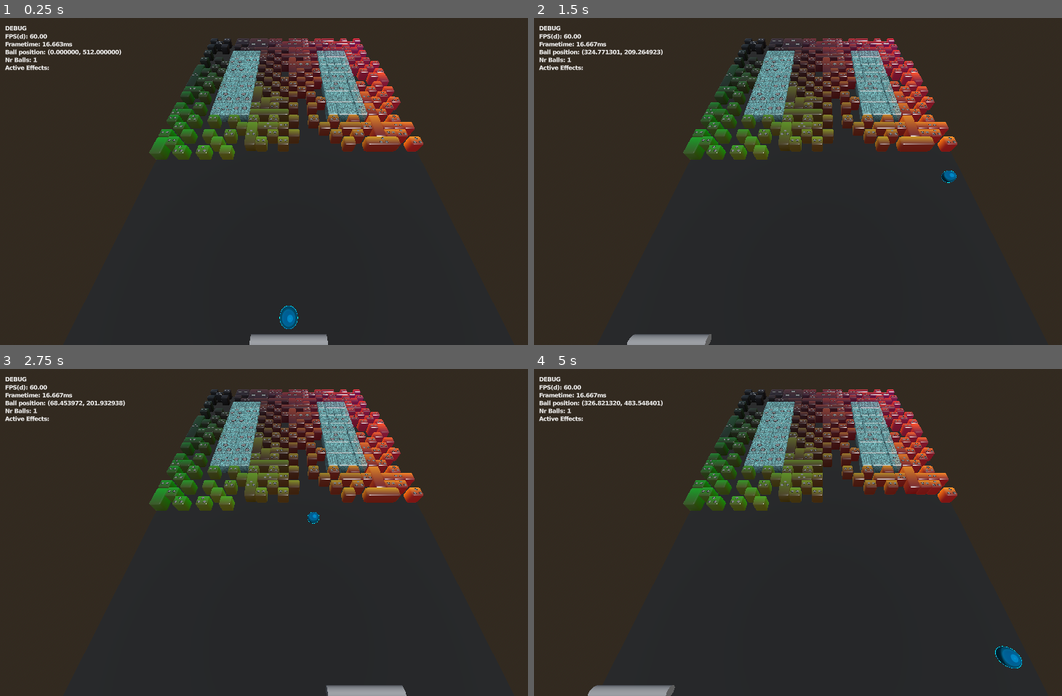
Above: before the commit, frames 1-4 (two rows, left to right).
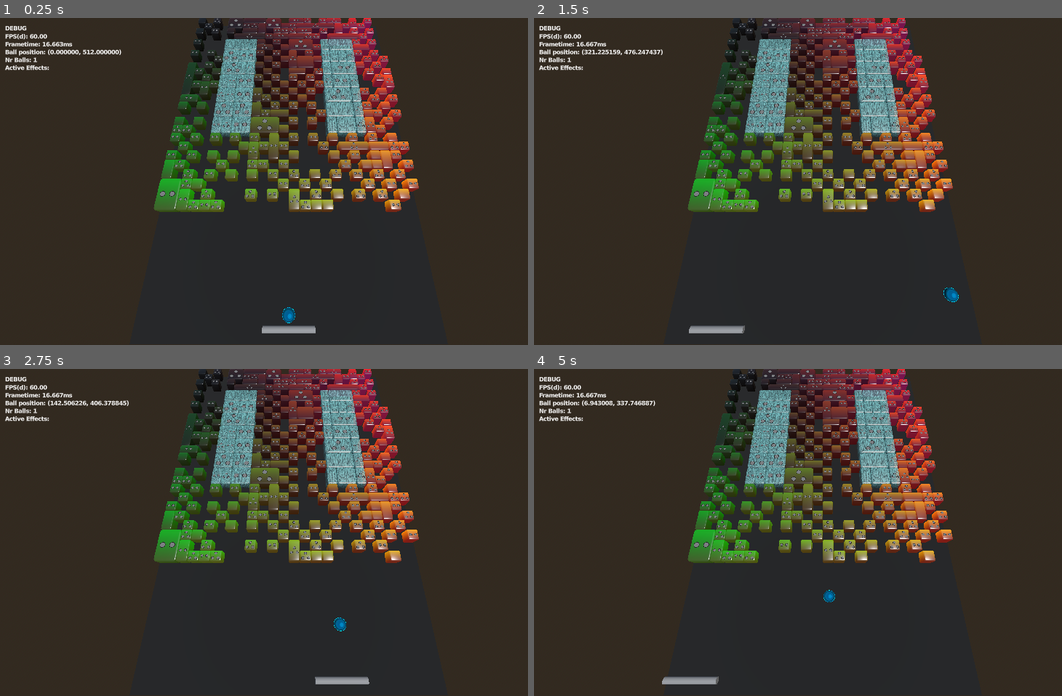
Above: after the commit, the same moments.

Repository: Tom3s/brick-breaker-reborn
Game: Godot game, scene res://test_files/3d_base_scene.tscn
The game is run twice, just before and just after one commit, with the same random seed, the same clock (stepped at 60 frames per second) and the same inputs. The project has no main scene, so this scene is started directly.
Inputs (mouse positions are in pixels of both pictures, inside the frame that each line leads up to):
- Up to frame 1 (0.25 s): no input
- Up to frame 2 (1.5 s): tap Enter at 0.5 s; move the mouse to (951, 165) at 0.52 s; click (951, 165) at 0.6 s; move the mouse to (708, 197) at 1.27 s; click (708, 197) at 1.35 s
- Up to frame 3 (2.75 s): move the mouse to (348, 460) at 2.02 s; click (348, 460) at 2.1 s
- Up to frame 4 (5 s): move the mouse to (792, 597) at 2.77 s; click (792, 597) at 2.85 s; move the mouse to (998, 581) at 3.52 s; click (998, 581) at 3.6 s; move the mouse to (650, 483) at 4.27 s; click (650, 483) at 4.35 s

The runs differ from the first frame. In frame 1, 18% of the frame differs, in the area x 28-81%, y 0-100%; in frame 2, 18%; in frame 3, 18%; in frame 4, 18%, in the area x 9-93%, y 0-100%.

Commit message:
Tweaked GRID_SIZE and 3D camera placement

Diff:
--- a/BreakableGrid.gd
+++ b/BreakableGrid.gd
@@ -1,5 +1,5 @@
 extends Node2D
 class_name BreakableGrid
 
-const CELL_SIZE: int = 32
-const GRID_SIZE: Vector2i = Vector2i(24, 36)
+static var CELL_SIZE: int = 32
+static var GRID_SIZE: Vector2i = Vector2i(24, 36)
--- a/map_generator/MapGenerator.gd
+++ b/map_generator/MapGenerator.gd
@@ -185,6 +185,14 @@
 			final_texture[i] = temp_texture[i]
 
 func copy_texture_to_final_bound(from_x: int, from_y: int, to_x: int, to_y: int) -> void:
+	if from_x < 0 || to_x > BreakableGrid.GRID_SIZE.x:
+		LoggerMogyi.log(self, "X index %d, %d is out of bounds for GRID_SIZE %v" % [from_x, to_x, BreakableGrid.GRID_SIZE])
+		return
+
+	if from_x < 0 || to_x > BreakableGrid.GRID_SIZE.x:
+		LoggerMogyi.log(self, "Y index %d, %d is out of bounds for GRID_SIZE %v" % [from_y, to_y, BreakableGrid.GRID_SIZE])
+		return
+
 	for y in range(from_y, to_y):
 		for x in range(from_x, to_x):
 			var i: int = y * BreakableGrid.GRID_SIZE.x + x
--- a/test_files/3d_base_scene.gd
+++ b/test_files/3d_base_scene.gd
@@ -83,7 +83,7 @@
 	# # map_generator.copy_texture_to_final_bound(0, 0, 10, 24)
 	# # map_generator.mirror_x()
 	# # map_generator.copy_texture_to_final_bound(22, 0, 32, 24)
-	map_generator.copy_texture_to_final_bound(0, 0, 32, 22)
+	map_generator.copy_texture_to_final_bound(0, 0, 24, 26)
 
 	# # map_generator.copy_texture_to_final()
 	generate_map_from_array(map_generator.convert_with_chance_merge(.5, .5))
--- a/test_files/3d_base_scene.tscn
+++ b/test_files/3d_base_scene.tscn
@@ -50,9 +50,9 @@
 mesh = SubResource("PlaneMesh_yrogh")
 
 [node name="Camera3D" type="Camera3D" parent="."]
-transform = Transform3D(1, 0, 0, 0, 0.49999997, 0.86602545, 0, -0.86602545, 0.49999997, 0, 380, 450)
+transform = Transform3D(1, 0, 0, 0, 0.34202015, 0.9396926, 0, -0.9396926, 0.34202015, 0, 576, 368)
 current = true
-fov = 90.0
+fov = 80.0
 
 [node name="Camera3D2" type="Camera3D" parent="."]
 transform = Transform3D(1, 0, 0, 0, -4.371139e-08, 1, 0, -1, -4.371139e-08, 0, 500, 0)
